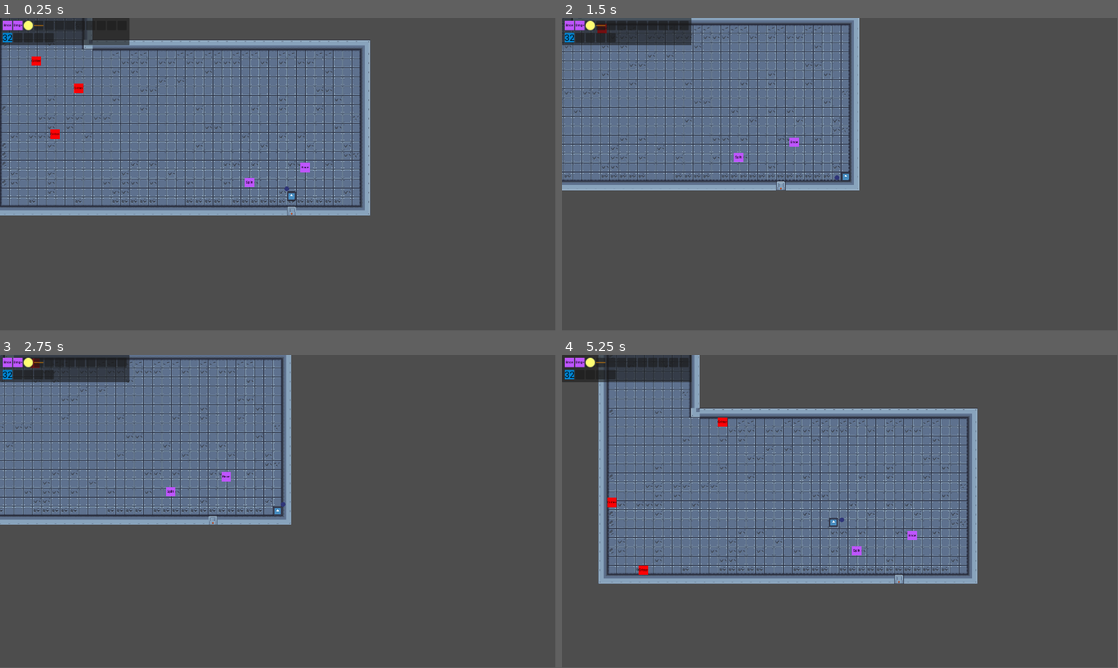
Above: before the commit, frames 1-4 (two rows, left to right).
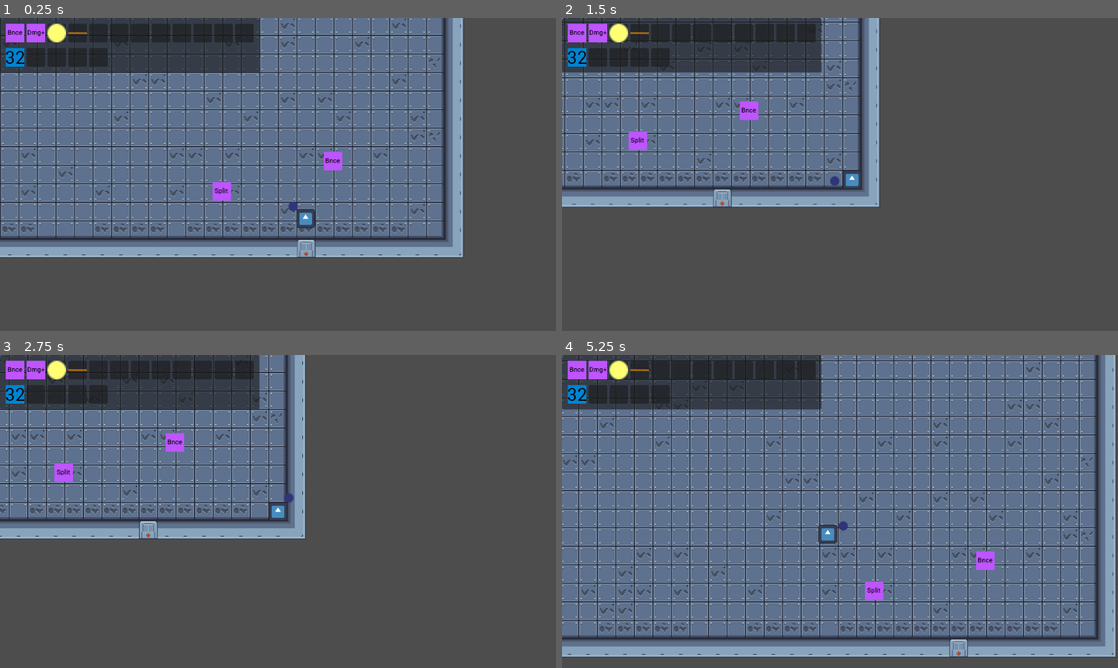
Above: after the commit, the same moments.

Repository: TMogdans/exogenesis-protocol
Game: Godot game, scene res://Level/Level_01.tscn
Two runs of this game, one before a commit and one after it. Both use one fixed random seed, a clock stepped at 60 frames per second and the inputs below. The engine's default icon, where the game draws it, is replaced by a stand-in: a white triangle on a blue panel in a dark square.
Inputs (mouse positions are in pixels of both pictures, inside the frame that each line leads up to):
- Up to frame 1 (0.25 s): no input
- Up to frame 2 (1.5 s): move the mouse to (962, 158) at 0.52 s; press the mouse at (962, 158) at 0.53 s; hold D (right) 0.53-1.28 s; tap E (interact) at 0.6 s; move the mouse to (728, 190) at 1.27 s; release the mouse at (728, 190) at 1.28 s; hold S (down) from 1.28 s (still down); click (728, 190) at 1.35 s
- Up to frame 3 (2.75 s): tap E (interact) at 1.55, 2.1 s; move the mouse to (333, 442) at 2.02 s; release S (down) at 2.03 s; press the mouse at (333, 442) at 2.03 s; hold D (right) from 2.03 s (still down)
- Up to frame 4 (5.25 s): tap Enter at 2.75 s; move the mouse to (812, 574) at 2.77 s; release D (right) at 2.78 s; release the mouse at (812, 574) at 2.78 s; hold W (up) 2.78-3.53 s; click (812, 574) at 2.85 s; tap E (interact) at 3.05, 3.6, 4.55, 5.1 s; move the mouse to (1006, 558) at 3.52 s; press the mouse at (1006, 558) at 3.53 s; hold A (left) 3.53-5.03 s; move the mouse to (673, 464) at 4.27 s; release the mouse at (673, 464) at 4.28 s; click (673, 464) at 4.35 s; move the mouse to (867, 511) at 5.02 s; press the mouse at (867, 511) at 5.03 s; hold S (down) from 5.03 s (still down)
In our replay, the window is 799x449 before the commit and 800x450 after it. These sizes can differ from the game's own. Grey fills any space a smaller window leaves; there, only what the larger window draws over its background counts as a difference.

The runs differ from the first frame. In frame 1, 41% of the frame differs, in the area x 0-84%, y 0-77%; in frame 2, 21%; in frame 3, 21%; in frame 4, 67%, in the area x 0-100%, y 0-97%.

Commit message:
some modifications

Diff:
--- a/Inventory/Items/ItemData.gd
+++ b/Inventory/Items/ItemData.gd
@@ -2,6 +2,11 @@
 extends Resource
 
 enum Type {WEAPON_MOD, PROJECTILE_MOD, PROJECTILE, MAIN}
+
+const WEAPON_MOD = 0
+const PROJECTILE_MOD = 1
+const PROJECTILE = 2
+const MAIN = 3
 
 @export var type: Type
 @export var name: String
--- a/Models/Modification.gd
+++ b/Models/Modification.gd
@@ -1,5 +1,13 @@
 class_name Modification
 extends Resource
 
-func apply(_projectile: Projectile) -> void:
-	pass
+var stack_count := 0
+var max_stacks := 10
+
+## Applies the modification to the given projectile
+## Returns: void
+func apply(projectile: Projectile) -> void:
+    push_error("Method apply() must be overridden")
+
+func can_stack() -> bool:
+    return stack_count < max_stacks
--- a/Modifications/Split.gd
+++ b/Modifications/Split.gd
@@ -1,6 +1,11 @@
 class_name Split
 extends Modification
 
+## The number of additional projectiles to create
+const SPLIT_COUNT := 3
+
 func apply(projectile: Projectile) -> void:
+	if not projectile:
+		return
 	projectile.can_split = true
-	projectile.split_count += 3
+	projectile.split_count += SPLIT_COUNT
--- a/Player/player.tscn
+++ b/Player/player.tscn
@@ -1,9 +1,10 @@
-[gd_scene load_steps=7 format=3 uid="uid://cj7jb7sgk7vrm"]
+[gd_scene load_steps=8 format=3 uid="uid://cj7jb7sgk7vrm"]
 
 [ext_resource type="Script" path="res://Player/player.gd" id="1_guadj"]
 [ext_resource type="Texture2D" uid="uid://bar7hxkxjjlts" path="res://icon.svg" id="2_b08m3"]
 [ext_resource type="Texture2D" uid="uid://dr1e6syd2m1s4" path="res://Player/hand_dot.png" id="3_7icss"]
 [ext_resource type="Script" path="res://Weapons/Weapon.gd" id="4_yql5q"]
+[ext_resource type="Script" path="res://Weapons/WeaponConfig.gd" id="5_o5pj8"]
 
 [sub_resource type="RectangleShape2D" id="RectangleShape2D_wbde1"]
 size = Vector2(32, 32)
@@ -28,6 +29,7 @@
 position = Vector2(30, 0)
 texture = ExtResource("3_7icss")
 script = ExtResource("4_yql5q")
+config = ExtResource("5_o5pj8")
 
 [node name="Cooldown" type="Timer" parent="ObjectRotator/Weapon"]
 wait_time = 0.5
--- a/Projectiles/Bullet/Bullet.gd
+++ b/Projectiles/Bullet/Bullet.gd
@@ -1,68 +1,89 @@
 class_name Bullet
 extends Projectile
 
-var damage: float = 1.0
-var speed: float = 800.0
+const BASE_DAMAGE: float = 1.0
+const BASE_SPEED: float = 800.0
+const SCENE_PATH: String = "res://Projectiles/Bullet/bullet.tscn"
+const SPLIT_SCALE: Vector2 = Vector2(0.75, 0.75)
+var damage: float = BASE_DAMAGE
+var speed: float = BASE_SPEED
+var direction: Vector2 = Vector2.RIGHT
 var can_bounce: bool = false
 var bounce_count: int = 0
 var can_split: bool = false
 var split_count: int = 0
-var direction = Vector2(1,0)
 var can_damage: int = 1
-const scene: String = "res://Projectiles/Bullet/bullet.tscn"
 
 func set_direction(dir: Vector2) -> void:
 	direction = dir.normalized()
 
-func _process(delta):
-	var motion = direction * speed * delta
+func _physics_process(delta: float) -> void:
+	if _handle_damage_delay():
+		return
 
-	var collision = move_and_collide(motion)
+	var motion: Vector2 = direction * speed * delta
+	rotation = direction.angle()
 
-	if can_damage > 0:
-		can_damage -= 1
-		return
-	else:
-		set_collision_mask_value(3, true)
-
+	var collision: KinematicCollision2D = move_and_collide(motion)
 	if collision:
 		_handle_collision(collision, delta)
 
-func _handle_collision(collision, delta) -> void:
-	var collider = collision.get_collider()
+func _handle_damage_delay() -> bool:
+	if can_damage > 0:
+		can_damage -= 1
+		return true
+	else:
+		set_collision_mask_value(3, true)
+		return false
 
-	if collider.is_in_group("enemies"):
-		if collider.has_method("take_damage"):
-			collider.take_damage(damage)
+func _handle_collision(collision: KinematicCollision2D, delta: float) -> void:
+	var collider: Node = collision.get_collider()
+
+	if _handle_enemy_collision(collider):
+		return
 
 	if can_bounce and bounce_count > 0:
 		_handle_bounce(collision, delta)
 	elif can_split:
 		_handle_split()
 	else:
+		FactoryProjectile.return_projectile(self)
 		queue_free()
 
-func _handle_bounce(collision, delta) -> void:
-	var collision_normal = collision.get_normal()
-	if bounce_count > 0:
-		direction = direction.bounce(collision_normal).normalized()
-		bounce_count -= 1
-		var remaining_movement = speed * delta * direction
-		position += remaining_movement
+func _handle_enemy_collision(collider: Node) -> bool:
+	if collider.is_in_group("enemies") and collider.has_method("take_damage"):
+		collider.take_damage(damage)
+		return true
+	return false
+
+func _handle_bounce(collision: KinematicCollision2D, delta: float) -> void:
+	if bounce_count <= 0:
+		return
+
+	var collision_normal: Vector2 = collision.get_normal()
+	direction = direction.bounce(collision_normal).normalized()
+	bounce_count -= 1
+
+	var remaining_movement: Vector2 = speed * delta * direction
+	position += remaining_movement
 
 func _handle_split() -> void:
+	if split_count <= 0:
+		return
+
 	@warning_ignore("integer_division")
-	var angle = 360 / split_count
+	var angle: float = 360.0 / split_count
+
 	for count in split_count:
 		_create_split_bullet(angle * count)
 
-	queue_free()
+	FactoryProjectile.return_projectile(self)
 
-func _create_split_bullet(angle: int) -> void:
-	var newBullet = duplicate()
-	newBullet.velocity = velocity
-	newBullet.position = position
-	newBullet.scale = Vector2(0.75, 0.75)
-	newBullet.set_collision_mask_value(3, false)
-	newBullet.set_direction(Vector2(cos(deg_to_rad(angle)), sin(deg_to_rad(angle))))
-	get_parent().add_child(newBullet)
+func _create_split_bullet(angle: float) -> void:
+	var new_bullet: Bullet = duplicate()
+	new_bullet.velocity = velocity
+	new_bullet.position = position
+	new_bullet.scale = SPLIT_SCALE
+	new_bullet.set_collision_mask_value(3, false)
+	new_bullet.set_direction(Vector2(cos(deg_to_rad(angle)), sin(deg_to_rad(angle))))
+	get_parent().add_child(new_bullet)
--- a/Projectiles/Laser/Laser.gd
+++ b/Projectiles/Laser/Laser.gd
@@ -1,70 +1,89 @@
 class_name Laser
 extends Projectile
 
-var damage: float = 3.0
-var speed: float = 1500.0
+const BASE_DAMAGE: float = 3.0
+const BASE_SPEED: float = 1500.0
+const SCENE_PATH: String = "res://Projectiles/Laser/laser.tscn"
+const SPLIT_SCALE: Vector2 = Vector2(0.5, 0.5)
+
+var damage: float = BASE_DAMAGE
+var speed: float = BASE_SPEED
+var direction: Vector2 = Vector2.RIGHT
 var can_bounce: bool = false
 var bounce_count: int = 0
 var can_split: bool = false
 var split_count: int = 0
-var direction = Vector2(1,0)
 var can_damage: int = 1
-const scene: String = "res://Projectiles/Laser/laser.tscn"
 
 func set_direction(dir: Vector2) -> void:
 	direction = dir.normalized()
 
-func _process(delta):
-	var motion = direction * speed * delta
+func _physics_process(delta: float) -> void:
+	if _handle_damage_delay():
+		return
 
+	var motion: Vector2 = direction * speed * delta
 	rotation = direction.angle()
 
-	var collision = move_and_collide(motion)
-
-	if can_damage > 0:
-		can_damage -= 1
-		return
-	else:
-		set_collision_mask_value(3, true)
-
+	var collision: KinematicCollision2D = move_and_collide(motion)
 	if collision:
 		_handle_collision(collision, delta)
 
-func _handle_collision(collision, delta) -> void:
-	var collider = collision.get_collider()
+func _handle_damage_delay() -> bool:
+	if can_damage > 0:
+		can_damage -= 1
+		return true
+	else:
+		set_collision_mask_value(3, true)
+		return false
 
-	if collider.is_in_group("enemies"):
-		if collider.has_method("take_damage"):
-			collider.take_damage(damage)
+func _handle_collision(collision: KinematicCollision2D, delta: float) -> void:
+	var collider: Node = collision.get_collider()
+
+	if _handle_enemy_collision(collider):
+		FactoryProjectile.return_projectile(self)
+		return
 
 	if can_bounce and bounce_count > 0:
 		_handle_bounce(collision, delta)
 	elif can_split:
 		_handle_split()
 	else:
+		FactoryProjectile.return_projectile(self)
 		queue_free()
+func _handle_enemy_collision(collider: Node) -> bool:
+	if collider.is_in_group("enemies") and collider.has_method("take_damage"):
+		collider.take_damage(damage)
+		return true
+	return false
 
-func _handle_bounce(collision, delta) -> void:
-	var collision_normal = collision.get_normal()
-	if bounce_count > 0:
-		direction = direction.bounce(collision_normal).normalized()
-		bounce_count -= 1
-		var remaining_movement = speed * delta * direction
-		position += remaining_movement
+func _handle_bounce(collision: KinematicCollision2D, delta: float) -> void:
+	if bounce_count <= 0:
+		return
+
+	var collision_normal: Vector2 = collision.get_normal()
+	direction = direction.bounce(collision_normal).normalized()
+	bounce_count -= 1
+
+	var remaining_movement: Vector2 = speed * delta * direction
+	position += remaining_movement
 
 func _handle_split() -> void:
+	if split_count <= 0:
+		return
+
 	@warning_ignore("integer_division")
-	var angle = 360 / split_count
+	var angle: float = 360.0 / split_count
+
 	for count in split_count:
 		_create_split_laser(angle * count)
 
-	queue_free()
-
-func _create_split_laser(angle: int) -> void:
-	var newLaser: CharacterBody2D = duplicate()
-	newLaser.velocity = velocity
-	newLaser.position = position
-	newLaser.scale = Vector2(0.5, 0.5)
-	newLaser.set_collision_mask_value(3, false)
-	newLaser.set_direction(Vector2(cos(deg_to_rad(angle)), sin(deg_to_rad(angle))))
-	get_parent().add_child(newLaser)
+	FactoryProjectile.return_projectile(self)
+func _create_split_laser(angle: float) -> void:
+	var new_laser: Laser = duplicate()
+	new_laser.velocity = velocity
+	new_laser.position = position
+	new_laser.scale = SPLIT_SCALE
+	new_laser.set_collision_mask_value(3, false)
+	new_laser.set_direction(Vector2(cos(deg_to_rad(angle)), sin(deg_to_rad(angle))))
+	get_parent().add_child(new_laser)
--- /dev/null
+++ b/Projectiles/ProjectileFactory.gd
@@ -0,0 +1,42 @@
+# ProjectileFactory.gd
+class_name ProjectileFactory
+extends Node
+
+const PROJECTILE_SCENES = {
+	'LASER': "res://Projectiles/Laser/laser.tscn",
+	'BULLET': "res://Projectiles/Bullet/bullet.tscn"
+}
+
+var _pools: Dictionary = {}
+var _config: WeaponConfig
+
+func _init() -> void:
+	if not _config:
+		_config = WeaponConfig.new()
+	_initialize_pools()
+
+func _initialize_pools() -> void:
+	for type in PROJECTILE_SCENES.keys():
+		var scene_path = PROJECTILE_SCENES[type]
+		var settings = _config.get_projectile_settings(type)
+		_pools[type] = ProjectilePool.new(scene_path, settings)
+
+func get_projectile(type: String) -> Projectile:
+	if _pools.has(type):
+		return _pools[type].get_projectile()
+	push_error("Unknown projectile type: " + str(type))
+	return null
+
+func return_projectile(projectile: Projectile) -> void:
+	var type = _get_projectile_type(projectile)
+	if _pools.has(type):
+		_pools[type].return_projectile(projectile)
+	else:
+		push_error("Unknown projectile type: " + str(type))
+		projectile.queue_free()
+
+func _get_projectile_type(projectile: Projectile) -> String:
+	for type in PROJECTILE_SCENES.keys():
+		if projectile.SCENE_PATH == PROJECTILE_SCENES[type]:
+			return type
+	return ""
--- /dev/null
+++ b/Projectiles/ProjectilePool.gd
@@ -0,0 +1,43 @@
+class_name ProjectilePool
+extends Node
+
+var _pool: Array[Projectile] = []
+var _config: Dictionary
+var _scene_path: String
+
+func _init(scene_path: String, config: Dictionary) -> void:
+	_scene_path = scene_path
+	_config = config
+	_initialize_pool()
+
+func _initialize_pool() -> void:
+	for i in _config.pool_initial_size:
+		var projectile = create_new_projectile()
+		return_projectile(projectile)
+
+func get_projectile() -> Projectile:
+	if not _pool.any(func(element): return element != null):
+		return create_new_projectile()
+	return _pool.pop_back()
+
+func return_projectile(projectile: Projectile) -> void:
+	if not is_instance_valid(projectile):
+		return
+
+	if _pool.size() >= _config.pool_max_size:
+		projectile.queue_free()
+		return
+
+	# Reset projectile state
+	projectile.can_split = false
+	projectile.split_count = 0
+	projectile.can_bounce = false
+	projectile.bounce_count = 0
+	projectile.speed = projectile.BASE_SPEED
+	projectile.damage = projectile.BASE_DAMAGE
+
+	projectile.queue_free()
+	_pool.append(projectile)
+
+func create_new_projectile() -> Projectile:
+	return load(_scene_path).instantiate() as Projectile
--- /dev/null
+++ b/Weapons/Blueprints/BlueprintData.gd
@@ -0,0 +1,13 @@
+class_name BlueprintData
+extends Resource
+
+enum Type { PISTOL, RIFLE, ASSAULT, LAUNCHER, MINIGUN }
+
+@export var type: Type
+@export var name: String
+@export var texture: Texture2D
+@export var rangeRange: Vector2
+@export var fireRateRange: Vector2
+@export var maxHeatRange: Vector2i
+@export var coolingRateRange: Vector2
+@export var slotCountRange: Vector2i
--- a/Weapons/Weapon.gd
+++ b/Weapons/Weapon.gd
@@ -1,26 +1,31 @@
 class_name Weapon
 extends Sprite2D
 
-@export var max_slots = 4
-@export var cooldown: float = 0.5
+@export var config: WeaponConfig
 
 @onready var object_rotator: Node2D = $".."
 @onready var cooldownTimer: Timer = $Cooldown
 
-var slots: Array
+var slots: Array[ItemData] = []
 var current_slot_index = 0
 var _can_shoot: bool = true
 var _in_inventory: bool = false
+var _cached_rotation: float
+var _cached_direction: Vector2
 
 func _ready() -> void:
-	slots.resize(max_slots)
-	cooldownTimer.wait_time = cooldown
+	if not config:
+		config = WeaponConfig.new()
+	slots.resize(config.max_slots)
+	cooldownTimer.wait_time = config.base_cooldown
 
 	EventBus.inventory_entered.connect(_on_inventory_entered)
 	EventBus.inventory_exited.connect(_on_inventory_exited)
 	EventBus.modifier_inserted.connect(_on_modifier_added)
 
 func _process(_delta: float) -> void:
+	_cached_rotation = object_rotator.global_rotation
+	_cached_direction = Vector2(cos(_cached_rotation), sin(_cached_rotation))
 	get_input()
 
 func get_input():
@@ -36,22 +41,22 @@
 
 	var modifiers = []
 	var iterations = 0
-
 	while iterations < slots.size():
 		var item = slots[current_slot_index]
 
-		if item is Projectile:
-			var projectile = apply_modifiers_to_projectile(modifiers, load(item.scene).instantiate())
-			var direction = Vector2(cos(object_rotator.global_rotation), sin(object_rotator.global_rotation))
+		if item and item.type == ItemData.PROJECTILE:
+			var projectile = FactoryProjectile.get_projectile(item.name.to_upper())
+			if projectile:
+				projectile = apply_modifiers_to_projectile(modifiers, projectile)
+				var direction = Vector2(cos(object_rotator.global_rotation), sin(object_rotator.global_rotation))
 
-			projectile.transform = global_transform
-			projectile.set_direction(direction)
+				projectile.transform = global_transform
+				projectile.set_direction(direction)
 
-			owner.owner.add_child(projectile)
-
-			current_slot_index = (current_slot_index + 1) % slots.size()
-			return
-		elif item is Modification:
+				owner.owner.add_child(projectile)
+				current_slot_index = (current_slot_index + 1) % slots.size()
+				return
+		elif item and item.type == ItemData.PROJECTILE_MOD:
 			modifiers.append(item)
 
 		current_slot_index = (current_slot_index + 1) % slots.size()
@@ -61,8 +66,14 @@
 	modifiers = []
 
 func apply_modifiers_to_projectile(modifiers: Array, projectile: Projectile) -> Projectile:
-	for modifier: Modification in modifiers:
-		modifier.apply(projectile)
+	if not is_instance_valid(projectile):
+		push_error("Invalid projectile instance")
+		return null
+	for modifier in modifiers:
+		if modifier.type == ItemData.PROJECTILE_MOD:
+			modifier.apply(projectile)
+		else:
+			push_warning("Invalid modifier type")
 
 	return projectile
 
@@ -76,4 +87,4 @@
 	_in_inventory = false
 
 func _on_modifier_added(modifier: ItemData, slotNumber: int) -> void:
-	slots[slotNumber] = load(modifier.scriptPath).new()
+	slots[slotNumber] = modifier
--- /dev/null
+++ b/Weapons/WeaponConfig.gd
@@ -0,0 +1,63 @@
+# WeaponConfig.gd
+class_name WeaponConfig
+extends Resource
+
+@export_group("Base Settings")
+@export var max_slots := 4
+@export var base_cooldown := 0.5
+
+@export_group("Projectile Settings")
+@export var laser_settings := {
+	"max_speed_multiplier": 3.0,
+	"max_split_count": 9,
+	"max_bounce_count": 3,
+	"pool_initial_size": 10,
+	"pool_max_size": 30
+}
+@export var bullet_settings := {
+	"max_speed_multiplier": 2.0,
+	"max_split_count": 5,
+	"max_bounce_count": 2,
+	"pool_initial_size": 20,
+	"pool_max_size": 50
+}
+
+func _init() -> void:
+	# Standardwerte setzen, falls keine Resource geladen wurde
+	if max_slots <= 0:
+		max_slots = 4
+	if base_cooldown <= 0:
+		base_cooldown = 0.5
+
+	# Standardwerte für Projektiltypen setzen, falls nicht definiert
+	if not laser_settings.has("max_speed_multiplier"):
+		laser_settings["max_speed_multiplier"] = 3.0
+	if not laser_settings.has("max_split_count"):
+		laser_settings["max_split_count"] = 9
+	if not laser_settings.has("max_bounce_count"):
+		laser_settings["max_bounce_count"] = 3
+	if not laser_settings.has("pool_initial_size"):
+		laser_settings["pool_initial_size"] = 10
+	if not laser_settings.has("pool_max_size"):
+		laser_settings["pool_max_size"] = 30
+
+	if not bullet_settings.has("max_speed_multiplier"):
+		bullet_settings["max_speed_multiplier"] = 2.0
+	if not bullet_settings.has("max_split_count"):
+		bullet_settings["max_split_count"] = 5
+	if not bullet_settings.has("max_bounce_count"):
+		bullet_settings["max_bounce_count"] = 2
+	if not bullet_settings.has("pool_initial_size"):
+		bullet_settings["pool_initial_size"] = 20
+	if not bullet_settings.has("pool_max_size"):
+		bullet_settings["pool_max_size"] = 50
+
+func get_projectile_settings(projectile_type: String) -> Dictionary:
+	match projectile_type:
+		"LASER":
+			return laser_settings
+		"BULLET":
+			return bullet_settings
+		_:
+			push_error("Unknown projectile type: " + projectile_type)
+			return {}
--- /dev/null
+++ b/Weapons/WeaponData.gd
@@ -0,0 +1,15 @@
+class_name WeaponData
+extends Resource
+
+enum Type { PISTOL, RIFLE, ASSAULT, LAUNCHER, MINIGUN }
+enum Quality { NORMAL, RARE, EPIC, LEGENDARY, MYTHIC }
+
+@export var type: Type
+@export var name: String
+@export var description: String
+@export var texture: Texture2D
+@export var fireRate: float
+@export var maxHeat: int
+@export var coolingRate: float
+@export var slotCount: int
+@export var quality: Quality
--- /dev/null
+++ b/Weapons/WeaponPickup.tscn
@@ -0,0 +1,14 @@
+[gd_scene load_steps=3 format=3 uid="uid://sbvyhioivwc7"]
+
+[ext_resource type="Script" path="res://Weapons/weaponPickup.gd" id="1_xqirs"]
+
+[sub_resource type="RectangleShape2D" id="RectangleShape2D_w5v8w"]
+
+[node name="WeaponPickup" type="StaticBody2D"]
+script = ExtResource("1_xqirs")
+
+[node name="Sprite" type="Sprite2D" parent="."]
+unique_name_in_owner = true
+
+[node name="CollisionShape2D" type="CollisionShape2D" parent="."]
+shape = SubResource("RectangleShape2D_w5v8w")
--- /dev/null
+++ b/Weapons/weaponPickup.gd
@@ -0,0 +1,12 @@
+extends StaticBody2D
+
+@export var data: WeaponData
+
+func _ready() -> void:
+	%Sprite.texture = data.texture
+
+func can_interact() -> int:
+	return get_instance_id()
+
+func pickup() -> WeaponData:
+	return data
--- a/project.godot
+++ b/project.godot
@@ -19,11 +19,17 @@
 [autoload]
 
 EventBus="*res://Helper/eventBus.gd"
+FactoryProjectile="*res://Projectiles/ProjectileFactory.gd"
 
 [display]
 
-window/size/viewport_width=1920
-window/size/viewport_height=1080
+window/size/viewport_width=960
+window/size/viewport_height=540
+window/size/window_width_override=1920
+window/size/window_height_override=1080
+window/stretch/mode="viewport"
+window/stretch/aspect="keep_height"
+window/stretch/scale_mode="integer"
 
 [global_group]
 
Not shown, added: Level/Lev3C47.tmp
Not shown, removed: Weapons/bulA7CB.tmp
